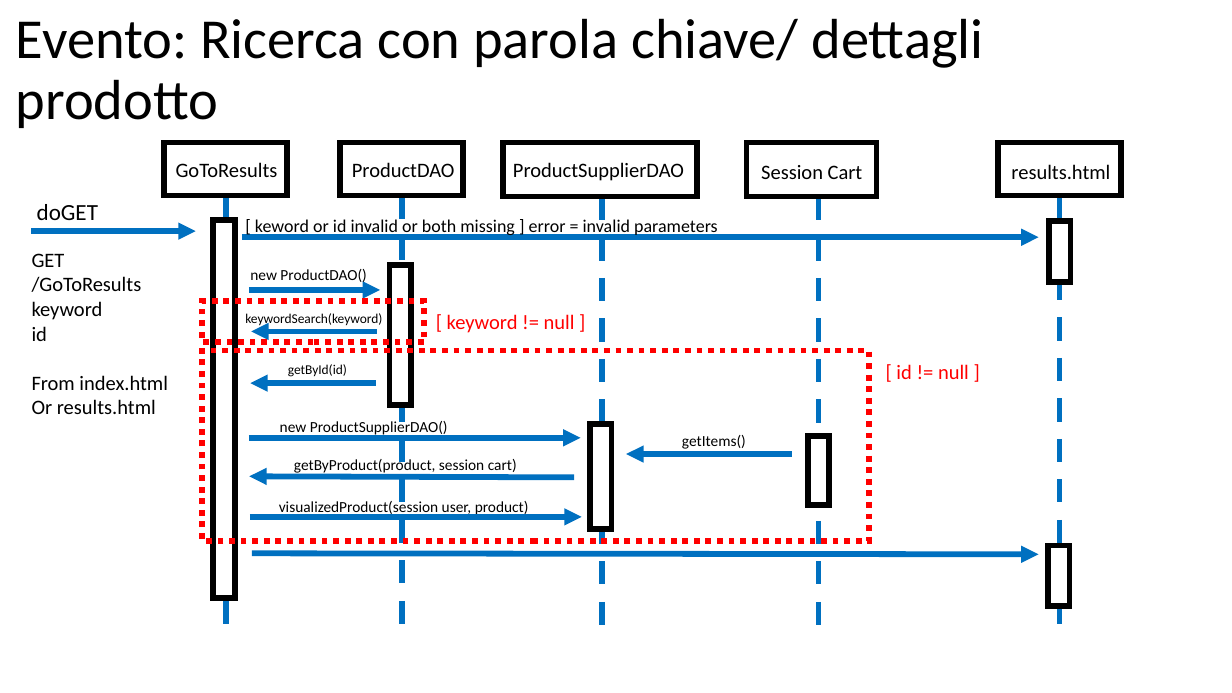
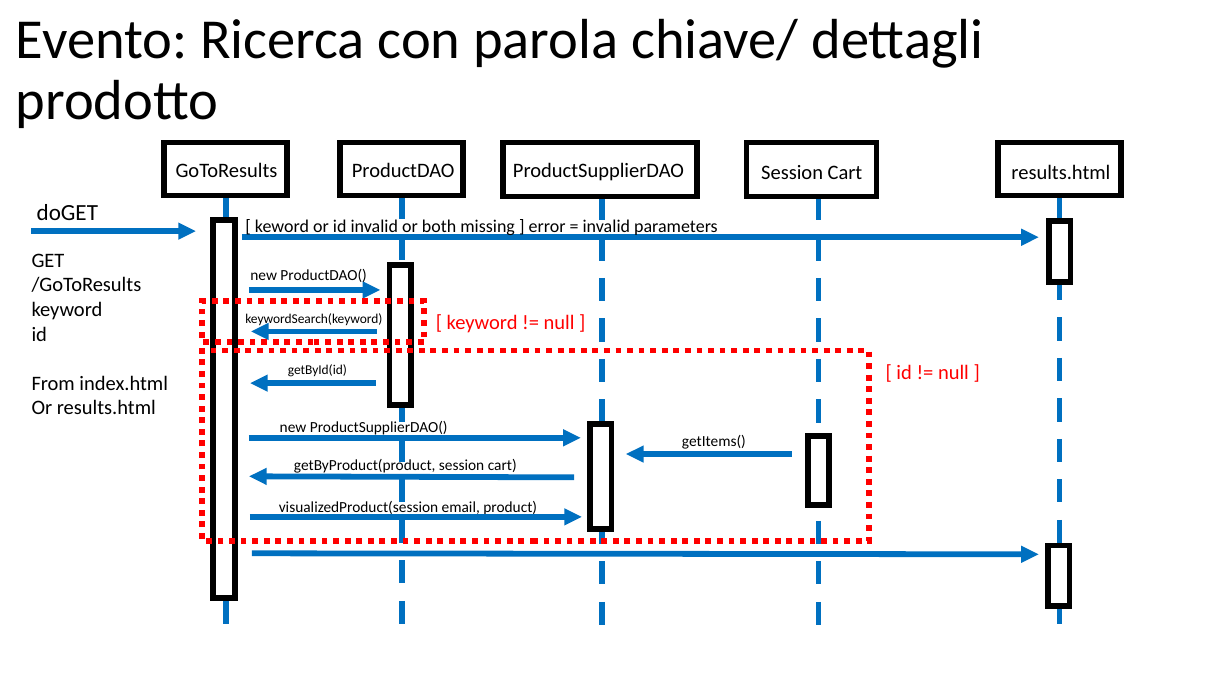
Before and after one commit to NicoleFilippi/Progetto_TIW_Polimi_2023, a slide deck: slide 11 of deliverables/DOCUMENTAZIONE.pptm. Drawn at 1232x693 pixels with LibreOffice and Linux fonts; fonts in the diff are those of the drawing. Boxes give left, top, right and bottom in pixels: in the first picture for what was removed or moved away, otherwise in the second. Text is boxed around its words. In the diff, an @@ line names an element or a change of style, - is before the commit and + after.

```diff
--- a/deliverables/DOCUMENTAZIONE.pptm
+++ b/deliverables/DOCUMENTAZIONE.pptm
@@ text at [279,499,537,517]: text changed @@
-visualizedProduct(session user, product)
+visualizedProduct(session email, product)
```
Also in this commit, not shown: 5 other slides changed, 17 other files.
